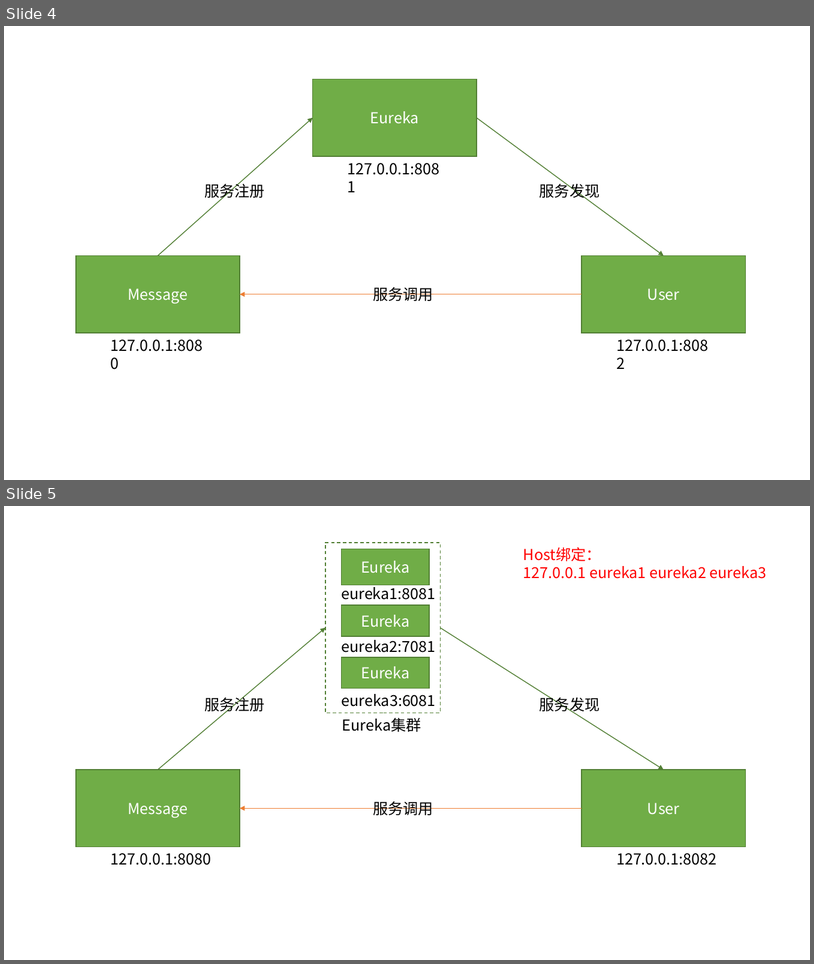
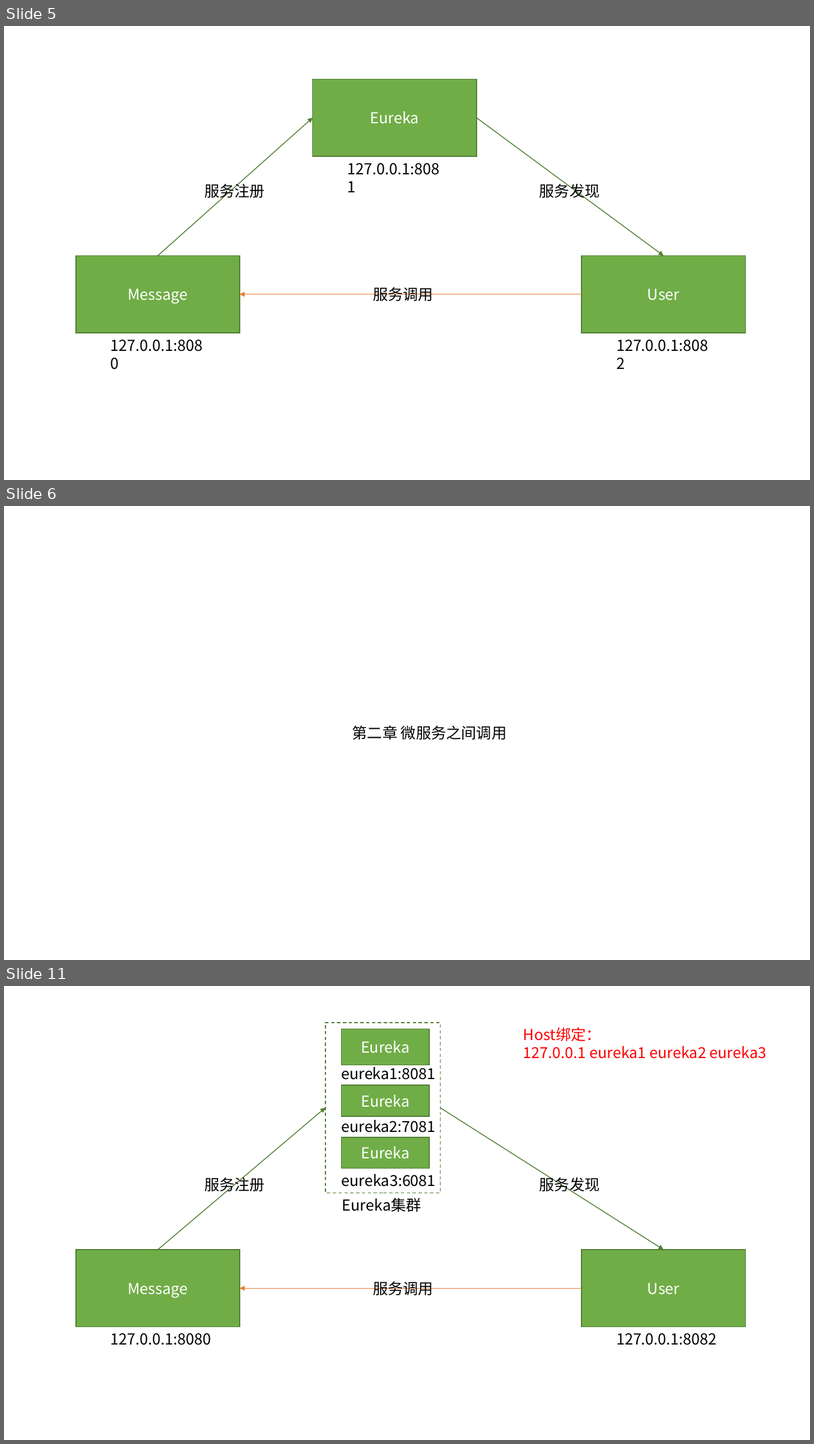
Before and after one commit to kwang2003/springcloud-study-ch06, a slide deck: docs/SpringCloud学习.pptx. Shown one above the other, each under a label of ours: slides 4 and 5 before the commit, slides 5, 6 and 11 after it; the slides between them are not shown. The pictures are 814x964 and 814x1444 pixels, drawn with LibreOffice and Linux fonts; fonts in the diff are those of the drawing. Boxes give left, top, right and bottom in pixels: in the first picture for what was removed or moved away, otherwise in the second. Text is boxed around its words. In the diff, an @@ line names an element or a change of style, - is before the commit and + after.

```diff
--- a/docs/SpringCloud学习.pptx
+++ b/docs/SpringCloud学习.pptx
@@ slide 6 added at [4,506,810,960], background #FFFFFF @@
@@ text added at [353,725,507,739], 18 pt, text #000000 @@
+第二章 微服务之间调用
@@ what was slide 4 is now slide 5 @@
@@ what was slide 5 is now slide 11 @@
```
Also in this commit, not shown: 5 other slides added, 4 other files.
